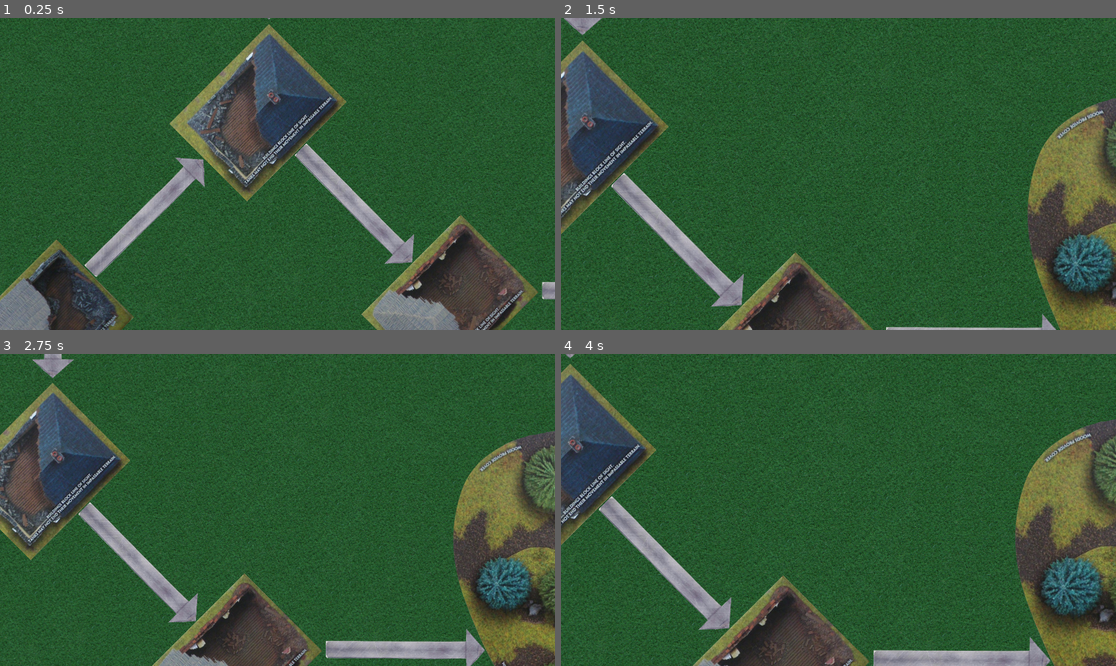
Above: before the commit, frames 1-4 (two rows, left to right).
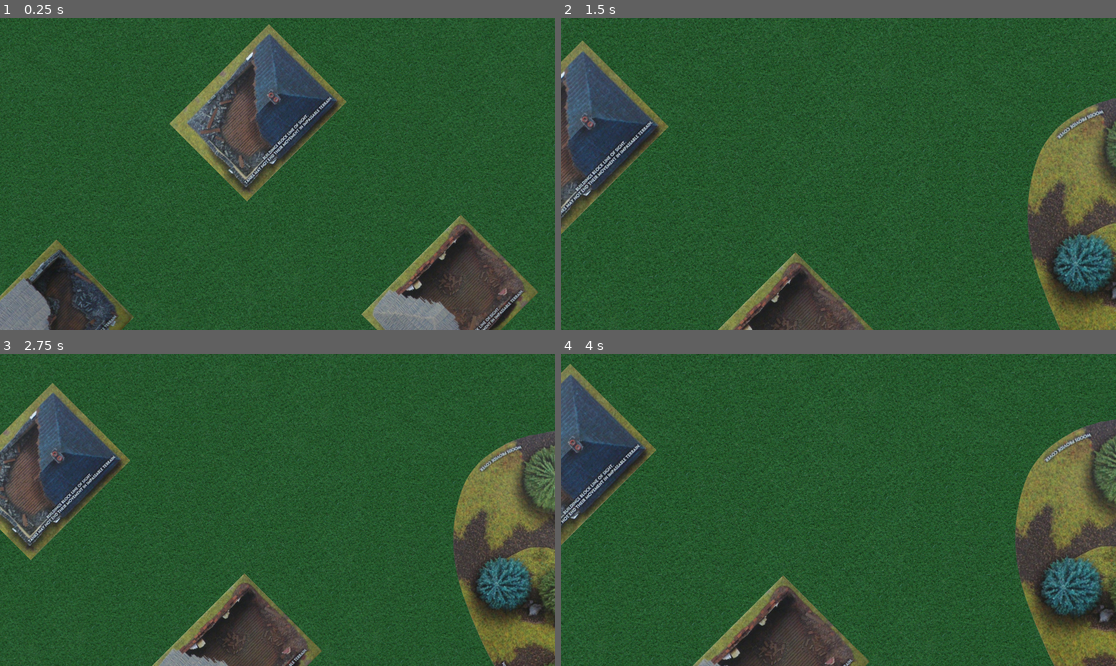
Above: after the commit, the same moments.

Repository: raulh39/Tanks2d
Game: Godot game, scene res://Scenes/Main.tscn
Same seed, same stepped clock (60 frames per second), same inputs: the game is played once before the commit and once after it.
Inputs (mouse positions are in pixels of both pictures, inside the frame that each line leads up to):
- Up to frame 1 (0.25 s): no input
- Up to frame 2 (1.5 s): tap Enter at 0.5 s; move the mouse to (960, 158) at 0.52 s; hold Middle mouse button (cam_drag) 0.53-1.28 s; tap Space at 1.25 s; move the mouse to (727, 189) at 1.27 s; tap Mouse wheel up (cam_zoom_in) at 1.35 s
- Up to frame 3 (2.75 s): tap Enter at 2 s; move the mouse to (333, 441) at 2.02 s; tap Mouse wheel down (cam_zoom_out) at 2.1 s
- Up to frame 4 (4 s): tap Space at 2.75 s; move the mouse to (810, 572) at 2.77 s; tap Middle mouse button (cam_drag) at 2.85 s; tap Enter at 3.5 s; move the mouse to (1005, 556) at 3.52 s; tap Mouse wheel up (cam_zoom_in) at 3.6 s

The runs differ from the first frame. In frame 1, 3.5% of the frame differs, in the area x 15-100%, y 0-91%; in frame 2, 2.6%; in frame 3, 3.6%; in frame 4, 3.7%, in the area x 0-89%, y 0-100%.

Commit message:
Del arrows from Barkmann's corner

Diff:
--- a/Scenes/Map.tscn
+++ b/Scenes/Map.tscn
@@ -7,8 +7,7 @@
 [ext_resource path="res://Assets/Buildings/house_02.png" type="Texture" id=5]
 [ext_resource path="res://Assets/Buildings/house_04.png" type="Texture" id=6]
 [ext_resource path="res://Assets/Buildings/house_05.png" type="Texture" id=7]
-[ext_resource path="res://Scenes/Arrow.tscn" type="PackedScene" id=8]
-[ext_resource path="res://Scenes/Woods/Woods03.tscn" type="PackedScene" id=9]
+[ext_resource path="res://Scenes/Woods/Woods03.tscn" type="PackedScene" id=8]
 
 [node name="Map" type="Node2D"]
 
@@ -43,36 +42,6 @@
 rotation = -0.785398
 texture = ExtResource( 7 )
 
-[node name="Arrow" parent="." instance=ExtResource( 8 )]
-position = Vector2( 1636.82, 2.15833 )
-rotation = 1.5708
-
-[node name="Arrow2" parent="." instance=ExtResource( 8 )]
-position = Vector2( 0, 1661.82 )
-
-[node name="Arrow3" parent="." instance=ExtResource( 8 )]
-position = Vector2( 1017.45, 1428.24 )
-rotation = -0.785398
-
-[node name="Arrow4" parent="." instance=ExtResource( 8 )]
-position = Vector2( 1741.89, 1003.69 )
-rotation = 0.785398
-
-[node name="Arrow5" parent="." instance=ExtResource( 8 )]
-position = Vector2( 2087.04, 1714.44 )
-rotation = 2.35619
-
-[node name="Arrow6" parent="." instance=ExtResource( 8 )]
-position = Vector2( 1389.68, 2155.01 )
-rotation = -2.35619
-
-[node name="Arrow7" parent="." instance=ExtResource( 8 )]
-position = Vector2( 1493.98, 2609.27 )
-rotation = 1.5708
-
-[node name="Arrow8" parent="." instance=ExtResource( 8 )]
-position = Vector2( 2579.71, 1494.36 )
-
-[node name="Woods03" parent="." instance=ExtResource( 9 )]
+[node name="Woods03" parent="." instance=ExtResource( 8 )]
 position = Vector2( 1253.27, 3429.02 )
 rotation = 0.650311
Not shown: 1 places in Scenes/Map.tscn that only renumber resources
